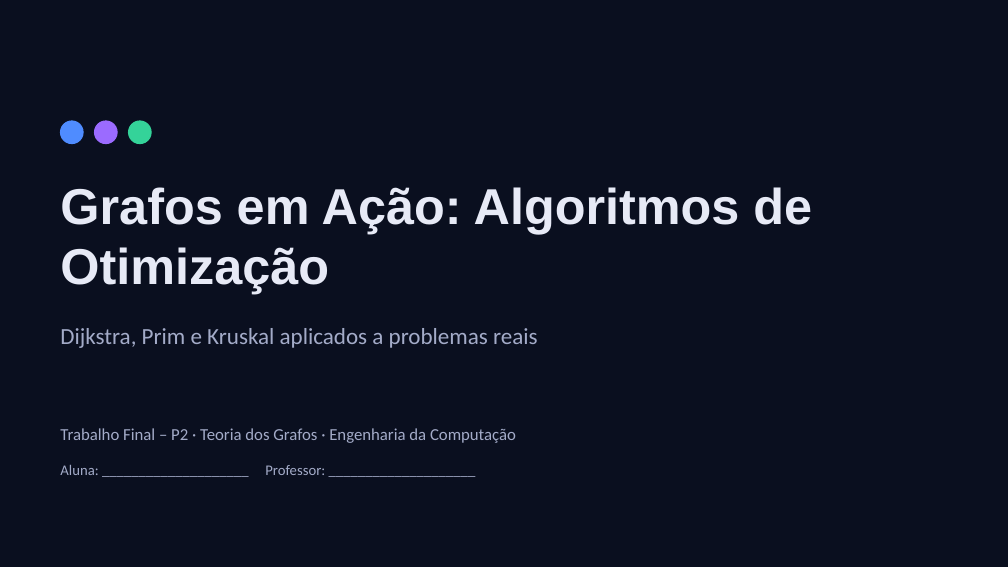
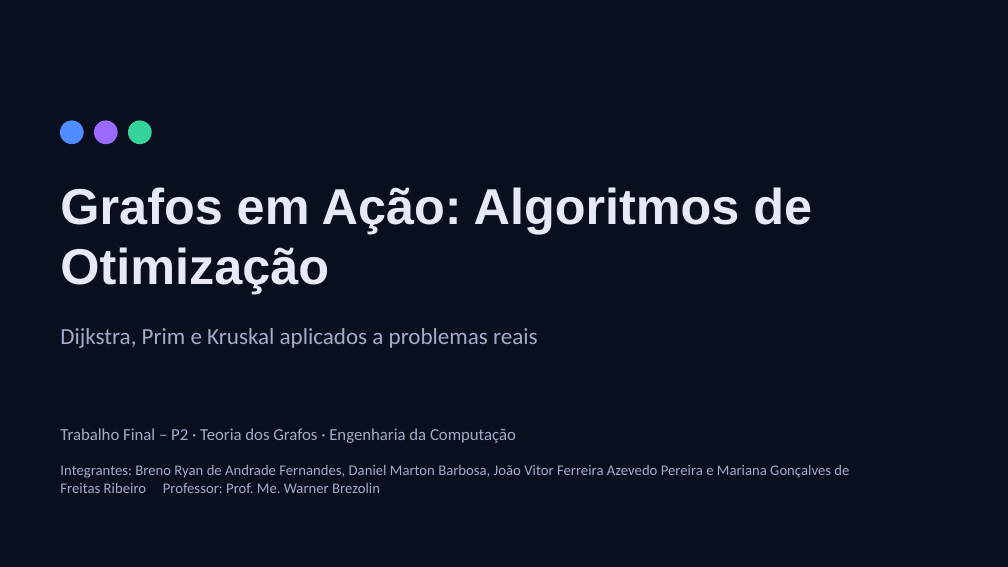
Before and after one commit to Martonidaz/Grafos-em-Acao, a slide deck: slide 1 of docs/Grafos_em_Acao_Apresentacao.pptx. Drawn at 1008x567 pixels with LibreOffice and Linux fonts; fonts in the diff are those of the drawing. Boxes give left, top, right and bottom in pixels: in the first picture for what was removed or moved away, otherwise in the second. Text is boxed around its words. In the diff, an @@ line names an element or a change of style, - is before the commit and + after.

Commit message:
Linhas reais de ônibus no Dijkstra (defeito 3) e integrantes no PPT
- 7 das 27 ligações levam "linhas" reais da ABC Transportes (Diário do
  Transporte, 16/03/2022): linha 8 Aldo Nassif-USP II-Shopping, linha 6
  Shopping-Centro-USP I-Campinho, linhas 3/5 Novo Horizonte-Cruz-Parque
  das Rodovias. As demais aparecem como "ligação modelada".
- Resultado do Dijkstra mostra a linha de cada trecho e conta trocas de
  linha; página Dados mostra a linha junto da fonte.
- Limites documentados: rede não direcionada (linhas de ida e volta) e
  troca de linha fora do peso (Dijkstra minimiza distância).
- PPT: integrantes e professor no slide 1; aviso do slide 5 com as
  linhas reais. regras do projeto, CONTEXTO.md e ADR 0003 atualizados.

pytest 44/44, ruff limpo; tabela de linhas conferida no navegador.

```diff
--- a/docs/Grafos_em_Acao_Apresentacao.pptx
+++ b/docs/Grafos_em_Acao_Apresentacao.pptx
@@ text at (60,465,849,493): text changed @@
-Aluna: ____________________ Professor: ____________________
+Integrantes: Breno Ryan de Andrade Fernandes, Daniel Marton Barbosa, João Vitor Ferreira Azevedo Pereira e Mariana Gonçalves de Freitas Ribeiro Professor: Prof. Me. Warner Brezolin
```
Also in this commit, not shown: 1 other slide changed, 6 other files.
